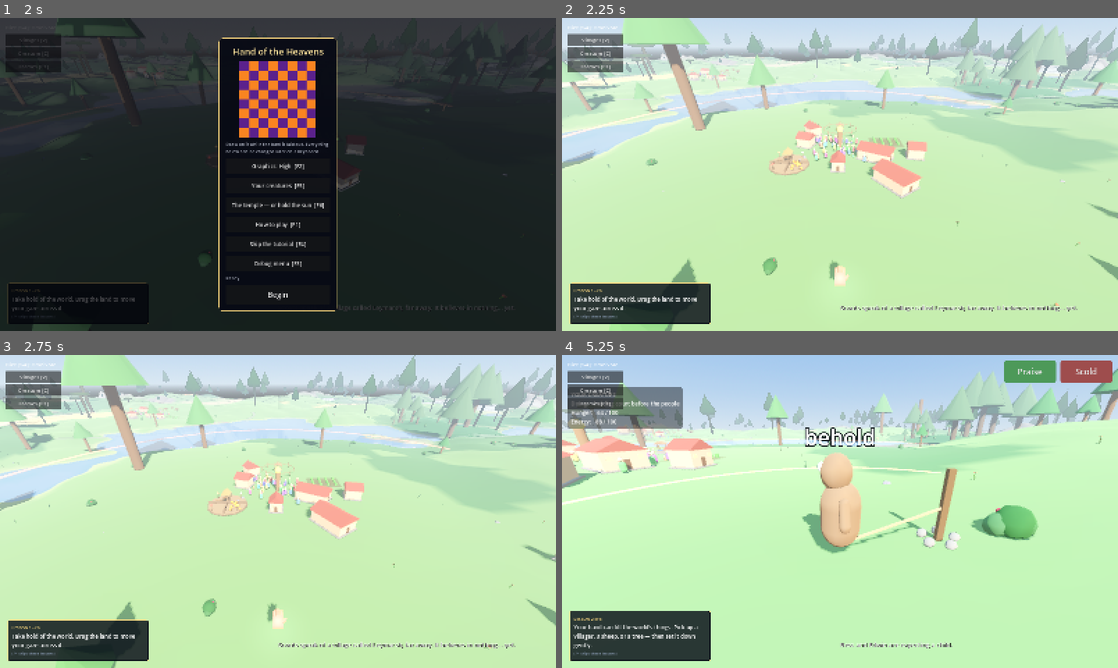
Above: before the commit, frames 1-4 (two rows, left to right).
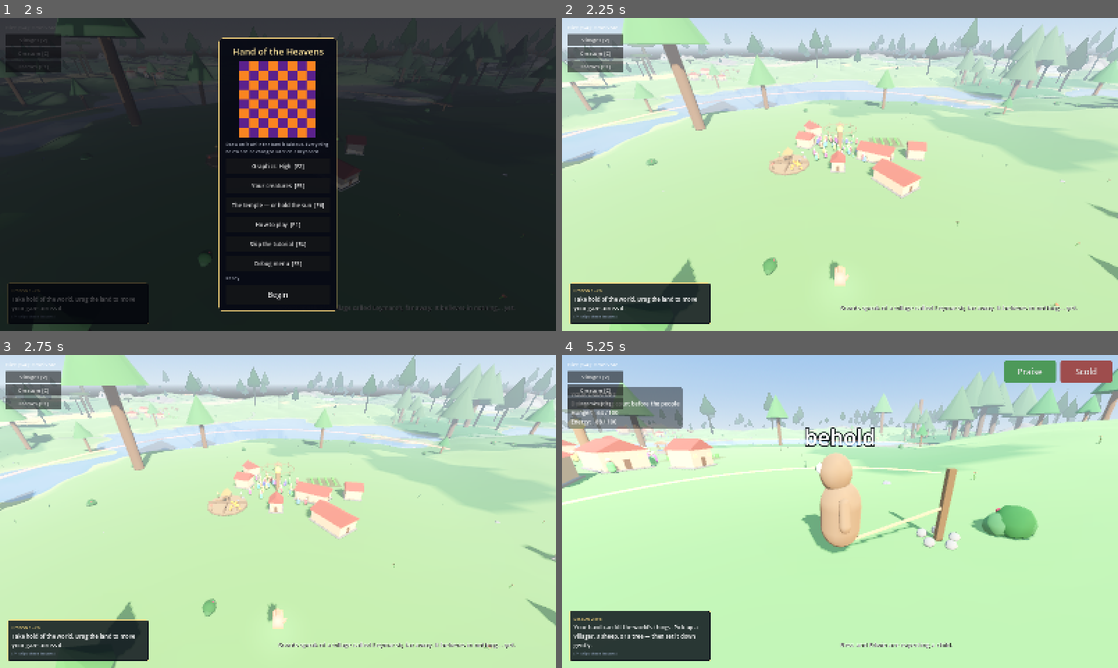
Above: after the commit, the same moments.

Repository: tjloman/tjloman
Game: Godot game, scene res://scenes/main.tscn
Same seed, same stepped clock (60 frames per second), same inputs: the game is played once before the commit and once after it.
Inputs (mouse positions are in pixels of both pictures, inside the frame that each line leads up to):
- Up to frame 1 (2 s): click (239, 183) at 0.52 s; type "Alex" at 0.6 s; click "Begin" at 1.25 s
- Up to frame 2 (2.25 s): click "Begin" at 2 s
- Up to frame 3 (2.75 s): no input
- Up to frame 4 (5.25 s): tap Enter at 2.75 s; move the mouse to (962, 495) at 2.77 s; hold Right 2.78-3.5 s; hold S (cam_back) 2.78-3.5 s; click (962, 495) at 2.92 s; drag from (728, 527) to (812, 574) at 3.52 s; click "Creature [C]" at 4.25 s; move the mouse to (895, 442) at 5.02 s; hold Right from 5.03 s (still down); hold A (cam_left) from 5.03 s (still down)

Frame 1 is identical in both runs. In frame 2, less than 0.1% of the frame differs, in the area x 24-55%, y 17-46%; in frame 3, less than 0.1%; in frame 4, 0.2%, in the area x 7-53%, y 24-55%.

Commit message:
Nothing he learned goes back to nothing
Forgetting ran to zero, once a second, forever. Every value in the mind drifted
toward nothing at a fixed rate whatever its history, so a thing learned four
hundred times and a thing learned once were both on their way out at the same
speed -- the creature could not accumulate anything, it could only be recently
reminded. And it was charged by the CLOCK, so an hour of standing still cost
exactly what an hour of living did, and a night left running cost the lot.

    "Retention floors, just like how it's limited from shrinking to 1. There's
     no forgetting a concept once it has been learned... Retention is key to
     growth and progression."

CreatureKeeping is the floor, and it is the shrink limiter's shape again: a
high-water mark, a share of it that may never be lost, and a fade that stops
dead on arrival. The share is what repetition earned -- 6% for a thing done
once, 38% for a dozen times, 73% for four hundred -- so a creature that has
fished all its life may go off fishing without forgetting how to want to, while
a thing it tried once still passes. Every store fades through it now: what it
thinks of a deed, what circumstances mean, what the world is like, how a place
feels, the order it does things in, and what it thinks of a person. Being
TAUGHT counts toward the floor exactly as doing counts, which is most of why
teaching is worth the player's attention.

And forgetting is charged by living. It is spent a little at each decision and
the rest in sleep, never on a timer -- the ethos already moved per deed,
satiation per decision, a life per meal, and forgetting was the last thing in
the mind still billing by the second.

tools/keeping.py holds three claims: a floor under every store, forgetting
charged by deciding, and -- the one that cannot be eyeballed, because the rates
live in four files under six different names -- every store forgetting slower
than the same store learns. It prints the pairs (learning runs 50x to 417x
faster) and what a night of never coming up costs: 6% left of something done
once, 60% of something done fifty times. Each check was verified by breaking
it: a rate inverted, a store left fading to zero, the wall clock put back, the
decision charge deleted, and the floor set to keep nothing and then everything.

Co-Authored-By: Claude Opus 5 <noreply@anthropic.com>
Claude-Session: https://claude.ai/code/session_01NqBKfyc5c6bViy6kUi2S7P

Diff:
--- a/scripts/creature/creature.gd
+++ b/scripts/creature/creature.gd
@@ -218,7 +218,6 @@
 var _deed_verb := ""       # the last FINISHED deed — what praise/scold judges
 var _deed_type := ""
 var _last_decision := 0.0  # GameState.clock at the last real choice; DEED_FLOOR
-var _decay_tick := 0.0
 var _target := Vector3.ZERO
 var _target_food: Node3D = null      # FoodItem or Corpse
 var _watch_subject: Villager = null
@@ -556,11 +555,6 @@
 	if shed > 0.0:
 		_grow_by(-shed)
 	body.idle(delta)
-	# Opinions it stops rehearsing fade slowly back toward neutral.
-	_decay_tick -= delta
-	if _decay_tick <= 0.0:
-		_decay_tick = 1.0
-		mind.decay()
 	if divine_hand != null and is_instance_valid(divine_hand):
 		var reach := 5.0 + scale.x * 2.0
 		if divine_hand.global_position.distance_to(global_position) < reach:
--- a/scripts/creature/creature_beliefs.gd
+++ b/scripts/creature/creature_beliefs.gd
@@ -116,6 +116,15 @@
 ## forgotten man-eatings put "eating people is the right thing to do" on the
 ## nest wall in words. The cap is below the 1.0 an experienced rule can reach,
 ## so a thing he LEARNED still outranks a thing he merely became.
+## HOW FAST EACH STORE THINS, per full step of forgetting. Every one of them is
+## far below the rate the same store LEARNS at — a creature that forgets faster
+## than it learns spends its life relearning and never gets anywhere, which is
+## the whole of why these four are named rather than written inline.
+const RITE_FADE := 0.0012
+const LORE_FADE := 0.0008
+const PLACE_FADE := 0.0006
+const WEIGHT_FADE := 0.0015
+
 const CONVICTION_STEP := 0.55
 const CONVICTION_CAP := 0.85
 
@@ -186,6 +195,11 @@
 ## is written down anywhere, they are all just what kept happening.
 var lore := {}
 
+## WHAT EACH BELIEF HAS EARNED THE RIGHT TO KEEP — deepest reached and how often
+## learned, for every store that fades. One dictionary for all four, keyed by
+## the store it belongs to, because four parallel books would be four chances
+## for one of them to go unmaintained. See CreatureKeeping.
+var _held := {}
 var _trace: Array = []      # recent keys awaiting a consequence, newest first
 var _previous := ""         # the deed before this one, for learning sequences
 var _last_step := ""        # the "prev>next" pair the next outcome will judge
@@ -252,6 +266,7 @@
 		sequences[_last_step] = clampf(
 			held + RITUAL_LR * (clampf(reward, -1.0, 1.0) - held),
 			-RITUAL_CLAMP, RITUAL_CLAMP)
+		CreatureKeeping.learned(_held, "rite|" + _last_step, sequences[_last_step])
 
 
 ## HOW RIGHT THIS FEELS RIGHT NOW, given what it just did. A creature that has
@@ -385,6 +400,7 @@
 			continue
 		w[f] = clampf(float(w.get(f, 0.0)) + WEIGHT_LR * error * present,
 			-WEIGHT_CLAMP, WEIGHT_CLAMP)
+		CreatureKeeping.learned(_held, "w|" + key + "|" + f, w[f])
 
 
 ## Does it expect this deed to bring this consequence about? Used to let it act
@@ -437,6 +453,7 @@
 	known["feel"] = clampf(
 		float(known["feel"]) + PLACE_LR * (clampf(reward, -1.5, 1.5) - float(known["feel"])),
 		-1.5, 1.5)
+	CreatureKeeping.learned(_held, "place|" + place, known["feel"])
 
 
 ## Full up: drop wherever it has been least, since a place visited once is a
@@ -480,6 +497,7 @@
 		lore[key] = clampf(
 			float(lore.get(key, 0.0)) + LORE_LR * present * (target - float(lore.get(key, 0.0))),
 			-1.0, 1.0)
+		CreatureKeeping.learned(_held, "lore|" + key, lore[key])
 
 
 ## WHAT IT EXPECTS OF THE WORLD RIGHT NOW, before it has done anything at all.
@@ -544,17 +562,26 @@
 
 
 ## Slow forgetting, so old convictions loosen if life stops confirming them.
-func fade() -> void:
+## NOTHING GOES TO NOTHING. Each of these fades toward the floor its own history
+## earned rather than toward zero, so a ritual kept for a hundred days, a stretch
+## of wood it has feared all its life and a lesson learned once are not all on
+## their way out at the same speed. `share` is how much of one full step this
+## costs — a decision costs a fraction, a night's sleep the rest.
+func fade(share := 1.0) -> void:
 	for step: String in sequences:
-		sequences[step] = move_toward(float(sequences[step]), 0.0, 0.0012)
+		sequences[step] = CreatureKeeping.fade(
+			_held, "rite|" + step, float(sequences[step]), RITE_FADE * share)
 	for key: String in lore:
-		lore[key] = move_toward(float(lore[key]), 0.0, 0.0008)
+		lore[key] = CreatureKeeping.fade(
+			_held, "lore|" + key, float(lore[key]), LORE_FADE * share)
 	for place: String in places:
-		places[place]["feel"] = move_toward(float(places[place]["feel"]), 0.0, 0.0006)
+		places[place]["feel"] = CreatureKeeping.fade(
+			_held, "place|" + place, float(places[place]["feel"]), PLACE_FADE * share)
 	for key: String in weights:
 		var w: Dictionary = weights[key]
 		for f: String in w:
-			w[f] = move_toward(float(w[f]), 0.0, 0.0015)
+			w[f] = CreatureKeeping.fade(
+				_held, "w|" + key + "|" + f, float(w[f]), WEIGHT_FADE * share)
 
 
 ## WHAT IT BELIEVES, in plain words — so the player can actually read the
@@ -637,6 +664,7 @@
 func to_dict() -> Dictionary:
 	return {
 		"weights": weights.duplicate(true),
+		"held": _held.duplicate(true),
 		"rules": rules.duplicate(true),
 		"sequences": sequences.duplicate(true),
 		"lore": lore.duplicate(true),
@@ -650,6 +678,7 @@
 
 func from_dict(data: Dictionary) -> void:
 	weights = (data.get("weights", {}) as Dictionary).duplicate(true)
+	_held = (data.get("held", {}) as Dictionary).duplicate(true)
 	rules = (data.get("rules", {}) as Dictionary).duplicate(true)
 	sequences = (data.get("sequences", {}) as Dictionary).duplicate(true)
 	lore = (data.get("lore", {}) as Dictionary).duplicate(true)
--- a/scripts/creature/creature_bonds.gd
+++ b/scripts/creature/creature_bonds.gd
@@ -97,9 +97,22 @@
 
 
 ## People it stops having anything to do with slowly become strangers again.
-func fade(delta: float) -> void:
+## PEOPLE HE STOPS SEEING FADE TO STRANGERS — but never quite, once he has met
+## them often enough. Somebody he has dealt with twice is gone in a week of not
+## seeing them; somebody he has dealt with a hundred times is a person he knows
+## for the rest of his life, however long they are away. `met` is already the
+## count of how often, so the floor costs nothing to keep.
+func fade(share: float) -> void:
 	for name: String in folk:
-		folk[name]["regard"] = move_toward(float(folk[name]["regard"]), 0.0, FADE * delta)
+		var ledger: Dictionary = folk[name]
+		var deep: float = maxf(float(ledger.get("deep", 0.0)),
+			absf(float(ledger["regard"])))
+		ledger["deep"] = deep
+		var least := deep * CreatureKeeping.kept(int(ledger.get("met", 0)))
+		if absf(float(ledger["regard"])) <= least:
+			continue
+		ledger["regard"] = move_toward(float(ledger["regard"]),
+			signf(float(ledger["regard"])) * least, FADE * share)
 
 
 func knows(who: Object) -> bool:
--- /dev/null
+++ b/scripts/creature/creature_keeping.gd
@@ -0,0 +1,78 @@
+class_name CreatureKeeping
+extends RefCounted
+## WHAT REPETITION MAKES PERMANENT — the floor under everything the creature
+## knows.
+##
+## Forgetting used to run to zero. Every value in the mind drifted toward
+## nothing at a fixed rate, so a thing learned a hundred times and a thing
+## learned once were both on their way out at the same speed, and the only
+## question was how recently it had happened. A creature could not accumulate
+## anything: it could only be recently reminded.
+##
+##     "There's no forgetting a concept once it has been learned... there's no
+##      point to having to relearn things at a rate slower than it forgets
+##      things. Retention is key to growth and progression."
+##
+## So a thing fades toward a FLOOR its own history earned, and never past it.
+## The floor is the deepest that value ever reached, times what repetition has
+## made of it: once is nothing, a dozen times is a third, fifty times is most of
+## what can ever be kept. A creature that has fished four hundred times may go
+## off fishing, and it does not forget how to want to.
+##
+## THE SAME SHAPE AS THE SHRINK LIMITER, deliberately. A high-water mark, a
+## share of it that may never be lost, and a fade that stops dead when it gets
+## there. Everything the player can lose in this game is now bounded: a fifth of
+## his size in a sitting, a quarter of what he knows, and none of his nest.
+##
+## AND FORGETTING IS SLOWER THAN LEARNING, everywhere, which is the other half
+## of the same sentence. tools/keeping.py holds every pair of rates to it — a
+## store that forgets faster than it learns is a store the creature has to keep
+## relearning, and a creature with nothing left over to learn anything NEW.
+
+## The most of a thing repetition can make permanent. Not all of it: a creature
+## that could never lose a quarter of what it once knew would be a database.
+const KEPT_MOST := 0.75
+## Repetitions at which half of that much is held. A dozen is a morning's worth
+## of doing something, and it buys a third of it forever.
+const HALF_KEPT := 12.0
+
+
+## How much of its deepest self a value keeps, having been learned this often.
+static func kept(times: int) -> float:
+	return KEPT_MOST * float(times) / (float(times) + HALF_KEPT)
+
+
+## IT HAS BEEN LEARNED AGAIN. Deepen the mark and count the repetition — the two
+## facts the floor is made of, kept beside the store rather than inside it so
+## nothing that reads the store has to know this file exists.
+static func learned(held: Dictionary, key: String, value: float) -> void:
+	var was: Array = held.get(key, [0.0, 0])
+	held[key] = [maxf(float(was[0]), absf(value)), int(was[1]) + 1]
+
+
+## Fade it, down to what it has earned the right to keep and no further.
+static func fade(held: Dictionary, key: String, value: float, step: float) -> float:
+	var was: Array = held.get(key, [0.0, 0])
+	var least: float = float(was[0]) * kept(int(was[1]))
+	if absf(value) <= least:
+		return value
+	return move_toward(value, signf(value) * least, step)
+
+
+## What a floor is worth in plain words, for anything that wants to say how
+## firmly a thing is known rather than how strongly it is felt.
+static func rooted(held: Dictionary, key: String) -> float:
+	var was: Array = held.get(key, [0.0, 0])
+	return kept(int(was[1]))
+
+
+## Drop what was never really learned. A store with a floor under every key it
+## ever touched grows forever; a key with one repetition and nothing left of its
+## value is not a memory, it is a row.
+static func prune(held: Dictionary, store: Dictionary) -> void:
+	var gone: Array[String] = []
+	for key: String in held:
+		if not store.has(key):
+			gone.append(key)
+	for key in gone:
+		held.erase(key)
--- a/scripts/creature/creature_mind.gd
+++ b/scripts/creature/creature_mind.gd
@@ -16,7 +16,11 @@
 const NOVELTY := 0.7        # curiosity: the pull of a (verb,type) never tried
 const EXPLORE := 0.55       # softmax temperature — higher means more experimenting
 const Q_CLAMP := 4.0
-const FORGET := 0.004       # values drift gently back toward zero (slow forgetting)
+const FORGET := 0.004       # values drift gently back toward what they have kept
+## How much forgetting one decision costs, against a night's sleep. Waking life
+## barely thins anything: a creature busy about its day is not losing its mind,
+## and what it does lose it loses lying down (see CreatureMind.decay).
+const PER_CHOICE := 0.35
 const MIRACLE_STEP := 0.05  # familiarity gained per witnessed cast
 const MIRACLE_READY := 0.6  # familiarity needed before it can cast on its own
 ## Learning a PRACTICE (dancing, praying, holding court) by watching others.
@@ -220,6 +224,10 @@
 ## thing only: to ask how an imagined future would FEEL (see CreatureForesight).
 var heart: CreatureHeart = null
 
+## WHAT EACH VALUE HAS EARNED THE RIGHT TO KEEP: deepest reached, and how often
+## it has been learned. See CreatureKeeping — a thing done four hundred times
+## does not go back to nothing because it has not come up lately.
+var _held := {}
 var _last_judged := 0.0     # GameState.clock at the last judgement; pacing
 var _sated := {}            # "verb|type" -> how thoroughly sick of it it is
 var _last_key := ""         # the (verb,type) the next outcome is credited to
@@ -407,6 +415,9 @@
 	# Remember the deed AND the circumstances, so a later consequence can be
 	# traced back to it.
 	beliefs.remember(_last_key, ctx, where, felt)
+	# AND A LITTLE OF EVERYTHING ELSE GOES. One decision's worth of forgetting,
+	# spent here because deciding is what a creature's day is made of.
+	decay(PER_CHOICE)
 	return chosen
 
 
@@ -422,6 +433,7 @@
 	# behind the claim that cruelty is a slower road to a stupider creature.
 	var rate := LR * (welfare.learning() if welfare != null else 1.0)
 	q[_last_key] = clampf(cur + rate * (reward - cur), -Q_CLAMP, Q_CLAMP)
+	CreatureKeeping.learned(_held, _last_key, q[_last_key])
 	seen[_last_key] = int(seen.get(_last_key, 0)) + 1
 	_sated[_last_key] = minf(float(_sated.get(_last_key, 0.0)) + SATIATION, 2.5)
 	beliefs.credit(reward)   # the circumstances get their share of the lesson
@@ -480,16 +492,31 @@
 	var k := _key(verb, type)
 	var cur: float = q.get(k, 0.0)
 	q[k] = clampf(cur + strength * (reward - cur), -Q_CLAMP, Q_CLAMP)
+	# A LESSON FROM YOU IS STILL A LESSON. Being taught counts toward what he
+	# keeps exactly as doing it does, which is the whole reason teaching is
+	# worth the player's attention rather than a way of nudging a number that
+	# will be back where it was in twenty minutes.
+	CreatureKeeping.learned(_held, k, q[k])
 	seen[k] = int(seen.get(k, 0)) + 1
 
 
-## Slow forgetting: unrehearsed opinions drift back toward neutral, so a
-## creature's character reflects what it does OFTEN, not one wild afternoon.
-func decay() -> void:
+## Slow forgetting: unrehearsed opinions drift back toward what they have earned
+## the right to keep, so a creature's character reflects what it does OFTEN, not
+## one wild afternoon — and never reflects nothing at all.
+##
+## CHARGED BY LIVING, NOT BY THE CLOCK. This ran once a second, awake, asleep,
+## and with nobody at the keyboard: a maxed opinion was at its floor in four
+## minutes of standing still, and a night left running took the creature's mind
+## down to the studs. Every other slow number in this game is charged per deed —
+## the ethos moves per deed, satiation per decision, a life per meal — and
+## forgetting is the only one that was charged per second. Now it is spent the
+## same way the rest is: a little at each decision, and the rest in sleep.
+func decay(share := 1.0) -> void:
 	for k: String in q:
-		q[k] = move_toward(q[k], 0.0, FORGET)
-	beliefs.fade()
-	bonds.fade(1.0)
+		q[k] = CreatureKeeping.fade(_held, k, q[k], FORGET * share)
+	CreatureKeeping.prune(_held, q)
+	beliefs.fade(share)
+	bonds.fade(share)
 
 
 ## Something happened TO the creature. Let it work out for itself which of its
@@ -654,6 +681,7 @@
 		# built and a save forgot. The arm is a thing the player GREW; it has
 		# to survive putting the game down.
 		"skill": skill.duplicate(true),
+		"held": _held.duplicate(true),
 		"ethos": ethos.to_dict(),
 		"beliefs": beliefs.to_dict(),
 		"bonds": bonds.to_dict(),
@@ -667,6 +695,9 @@
 	familiarity = (data.get("familiarity", {}) as Dictionary).duplicate(true)
 	repertoire = (data.get("repertoire", {}) as Dictionary).duplicate(true)
 	skill = (data.get("skill", {}) as Dictionary).duplicate(true)
+	# What each value has earned the right to keep. A save from before the
+	# floors existed simply has none, and earns them again as it is used.
+	_held = (data.get("held", {}) as Dictionary).duplicate(true)
 	# A save from before the compass existed carries one number; unfold it onto
 	# the axes that number used to stand for, so an old creature keeps its soul.
 	if data.has("ethos"):
Not shown, added: tools/keeping.py
